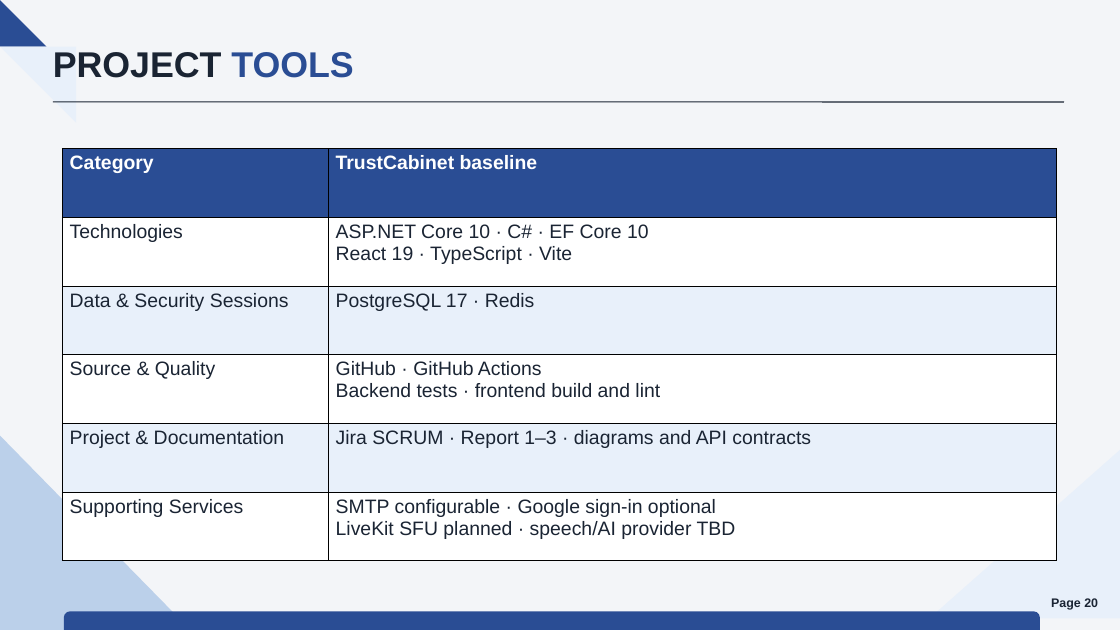
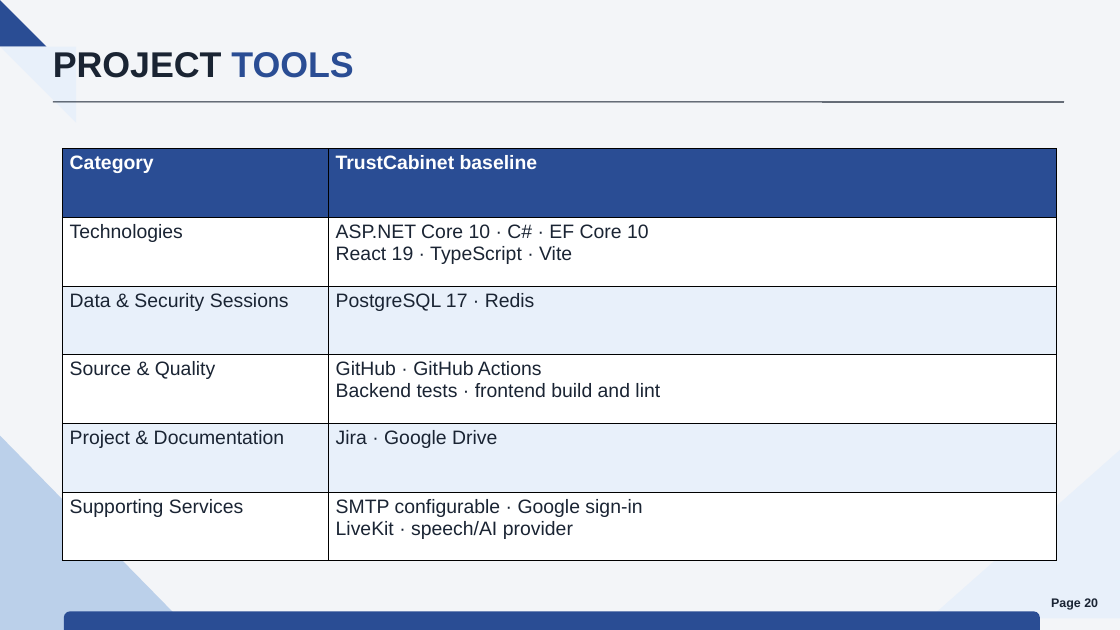
Before and after one commit to callmehai/FU-FA26-G116, a slide deck: slide 20 of docs/08-reports/source/TrustCabinet_Report.pptx. Drawn at 1120x630 pixels with LibreOffice and Linux fonts; fonts in the diff are those of the drawing. Boxes give left, top, right and bottom in pixels: in the first picture for what was removed or moved away, otherwise in the second. Text is boxed around its words. In the diff, an @@ line names an element or a change of style, - is before the commit and + after.

Commit message:
[Doc]: Cập nhật meeting minutes, report daily từ Drive

```diff
--- a/docs/08-reports/source/TrustCabinet_Report.pptx
+++ b/docs/08-reports/source/TrustCabinet_Report.pptx
@@ table at [62,149,1056,561] @@
-row 5, column 2: Jira SCRUM · Report 1–3 · diagrams and API contracts
+row 5, column 2: Jira · Google Drive
-row 6, column 2: SMTP configurable · Google sign-in optional / LiveKit SFU planned · speech/AI provider TBD
+row 6, column 2: SMTP configurable · Google sign-in / LiveKit · speech/AI provider
```
Also in this commit, not shown: 6 other slides changed, 7 other files.
